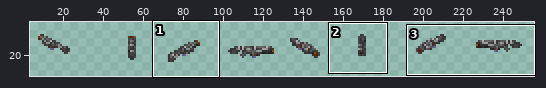
Two states of a sprite sheet, Resources/AwesomeGuns/Weapons/HEAVY_CANNON/Handobs.gif. Above: a wide view before the commit, with the close-up outlined.
Close-up. First the earlier version:
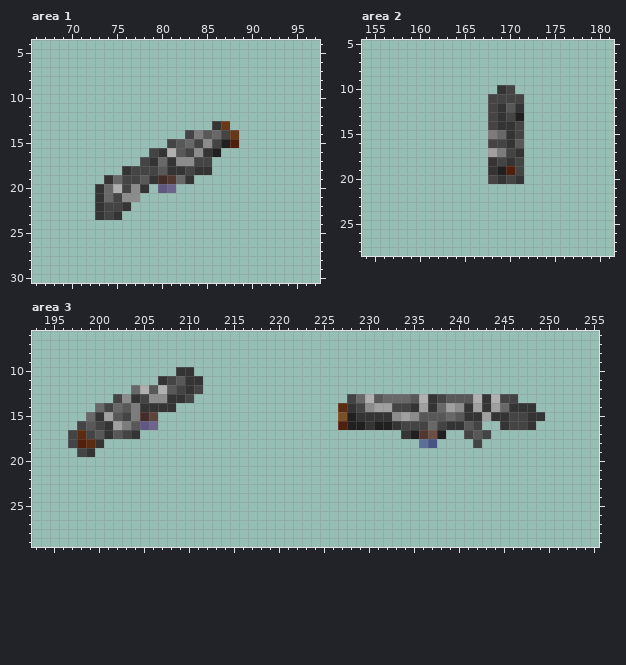
The file is 256x40 pixels. Shown: area 1: x 66..97, y 4..30; area 2: x 154..181, y 5..28; area 3: x 193..255, y 6..29. The wide view leaves out empty margins. The commit also changed other parts of the picture, which this record leaves out.
The same view after the edit:
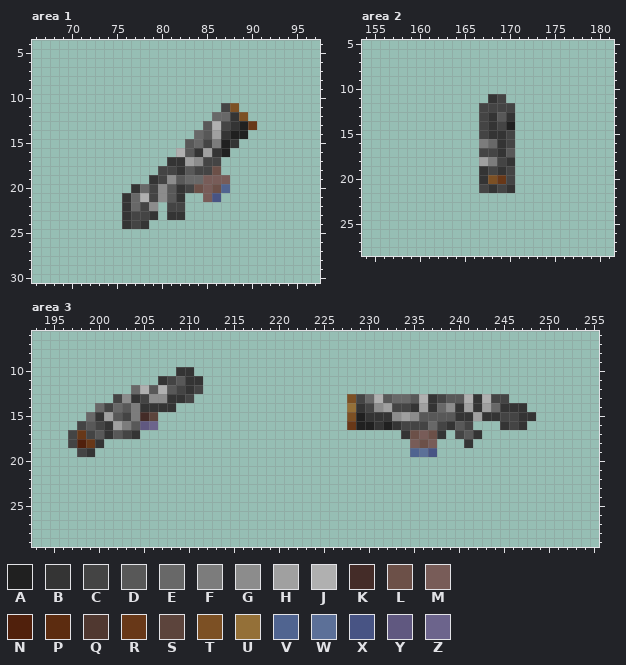
Palette (. is transparent): A #202020  B #343434  C #444444  D #585858  E #686868  F #7c7c7c  G #8c8c8c  H #a0a0a0  J #b0b0b0  K #442c28  L #6c5048  M #785c58  N #50200c  P #5c2c10  Q #503830  R #683818  S #5c443c  T #7c5024  U #947038  V #506490  W #5c7098  X #485484  Y #605880  Z #6c648c
What changed:
--- area 1
@@ x 71..92 @@
 10 ......................
-11 ......................
-12 ......................
-13 ...............BR.....
-14 ............CFDECR....
-15 ..........CDECGCAN....
-16 ........CBJDCGBA......
-17 .......CBEBGGCC.......
-18 .....BCCCDBBCBB.......
-19 ...BECCDBKQEB.........
-20 ..BEJCGB.YZ...........
-21 ..BECGG...............
-22 ..BCCB................
-23 ..BCB.................
-24 ......................
+11 ................CT....
+12 ...............EEBT...
+13 ..............DJCBAR..
+14 .............EDHBAA...
+15 ............DECFAB....
+16 ...........JDBHBA.....
+17 ..........BBHGCC......
+18 .........CCBDCCL......
+19 ........BCGDEEMMM.....
+20 ......BECGDBCLMLV.....
+21 .....BEJCGDB..MX......
+22 .....BECG.CC..........
+23 .....BCCB.BB..........
+24 .....BCB..............
 25 ......................
--- area 2
@@ x 165..173 @@
  9 .........
-10 ....BC...
-11 ...CCCC..
-12 ...CBDB..
-13 ...CBCA..
-14 ...CBBC..
-15 ...FEBC..
-16 ...CCBD..
-17 ...HFCB..
-18 ...BCBC..
-19 ...BANC..
-20 ...CBCB..
-21 .........
+10 .........
+11 ...BC....
+12 ..CCCC...
+13 ..CBDB...
+14 ..CBCA...
+15 ..CBBC...
+16 ..FEBC...
+17 ..CCBD...
+18 ..HFCB...
+19 ..BCBC...
+20 ..BTRC...
+21 ..CBCB...
 22 .........
--- area 3
@@ x 193..255 @@
 12 ...........EJDJDCBC............................................
-13 .........CGBCGGBBC.................CEJDEEEDJBCDDDJBJCC.........
-14 .......ECEDFBBBB..................PBCGHHCCBHBEHGBHBHEBBB.......
-15 ......EBHDCFKS....................TABBBBGHGDDDEDBBHBBCCBB......
-16 .....CDCBHFDYZ....................NAABAABCCCECBBDC..BCCB.......
-17 ....CPCDBDCB.............................BAQLA..CDC............
-18 ....CNPB...................................WX....C.............
-19 .....CB........................................................
+13 .........CGBCGGBBC.................TCEJDEEDJBCDDJBJCC..........
+14 .......ECEDFBBBB...................UBCGHCCBHBEGBHBHEBBB........
+15 ......EBHDCFKS.....................TABBBGHGDDDDBBHBBCCBB.......
+16 .....CDCBHFDYZ.....................RAABABCCCECBDC...BCB........
+17 ....CRCDBDCB.............................BLMLB.CDB.............
+18 ....CNRB..................................MLM...B..............
+19 .....CB...................................VWX..................
 20 ...............................................................
